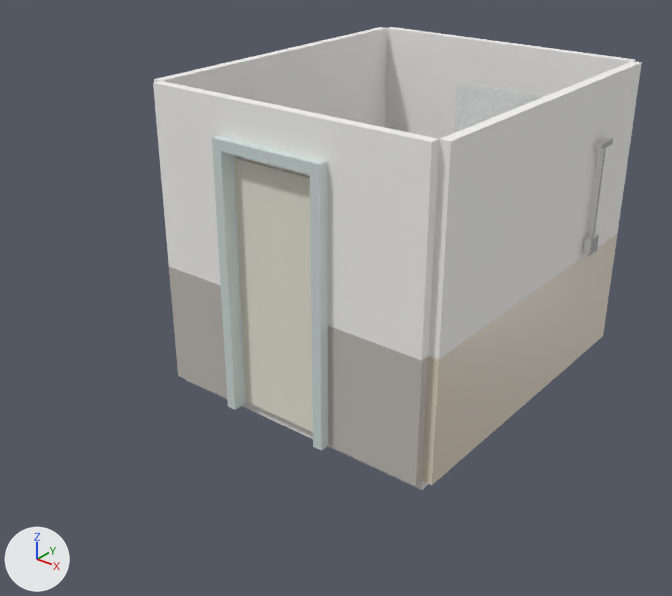
The Blender file blend/7bc286c1b6.blend, before and after one commit.
Camera for both pictures: a camera (50 mm lens) standing at (5.25, -4.52, 3.99) and looking at (1.11, 0.65, 0.78). The lights are fixed; the arrows at lower left show +X, +Y and +Z. The picture after the commit comes second.

Before the edit, the objects in view are built like this:
```python
ob_door_frame_left = bpy.data.objects.new('Door_Frame_Left', me_cube_014)
ob_door_frame_left.location = (0.7, -0.04, 1.05)
ob_door_frame_left.scale = (0.08, 0.24, 2.1)
ob_door_frame_right = bpy.data.objects.new('Door_Frame_Right', me_cube_015)
ob_door_frame_right.location = (1.58, -0.04, 1.05)
ob_door_frame_right.scale = (0.08, 0.24, 2.1)
ob_shower_head = bpy.data.objects.new('Shower_Head', me_cube_037)
ob_shower_head.location = (2.53, 2.15, 1.95)
ob_shower_head.scale = (0.04, 0.2, 0.045)
ob_shower_mixer_body = bpy.data.objects.new('Shower_Mixer_Body', me_cube_035)
ob_shower_mixer_body.location = (2.52, 2.15, 1.12)
ob_shower_mixer_body.scale = (0.06, 0.14, 0.14)
ob_shower_pipe = bpy.data.objects.new('Shower_Pipe', me_cube_036)
ob_shower_pipe.location = (2.52, 2.15, 1.55)
ob_shower_pipe.scale = (0.03, 0.03, 0.8)
ob_shower_screen = bpy.data.objects.new('Shower_Screen', me_cube_034)
ob_shower_screen.location = (1.92, 1.74, 1.176)
ob_shower_screen.scale = (0.92, 0.03, 2.33)
ob_shower_wall_back = bpy.data.objects.new('Shower_Wall_Back', me_cube_038)
ob_shower_wall_back.location = (1.68, 2.84, 0.5)
ob_shower_wall_back.scale = (0.9, 0.08, 1.0)
ob_wall_front_door_top = bpy.data.objects.new('Wall_Front_Door_Top', me_cube_013)
ob_wall_front_door_top.location = (1.125, -0.04, 2.275)
ob_wall_front_door_top.scale = (0.85, 0.08, 0.35)
ob_wall_front_left_up = bpy.data.objects.new('Wall_Front_Left_Up', me_cube_009)
ob_wall_front_left_up.location = (0.35, -0.04, 1.725)
ob_wall_front_left_up.scale = (0.7, 0.08, 1.45)
# also in view: 'Door_Frame_Top' at (1.14, -0.04, 2.14); 'Wall_Front_Left_Lo' at (0.35, -0.04, 0.5); 'Wall_Left_Upper' at (-0.04, 1.4, 1.73); 'Wall_Back_Upper' at (1.2, 2.84, 1.73); 'Door_Panel' at (1.14, -0.02, 1.02)
```
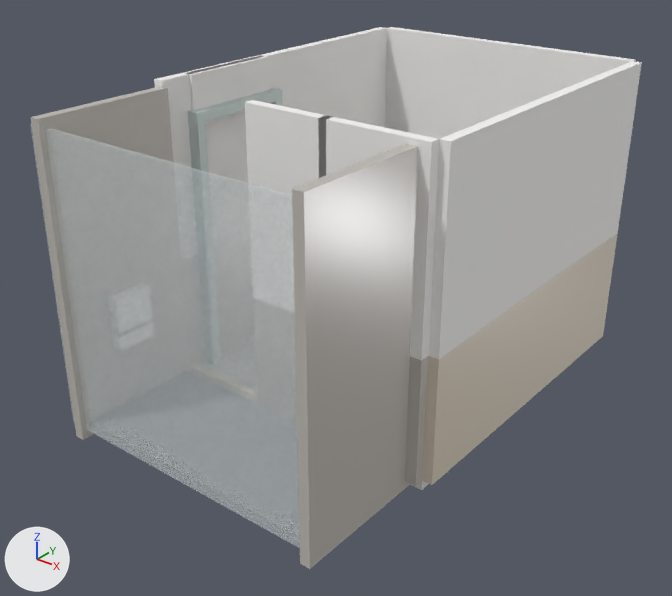
Commit message: Refine Blender scene 7bc286c1b6

Where the change shows, as pixel boxes [x1, y1, x2, y2] in the pictures (672 x 596 px):
'Shower_Screen', moved, rescaled: before [455, 82, 544, 132]; after [30, 124, 300, 548]
'Shower_Wall_Back.001', added: after [292, 144, 418, 569]
'Door_Panel', moved, turned (not visible afterwards): before [234, 157, 313, 432]
'Wall_Front_Left_Up', moved: before [153, 81, 229, 286]; after [245, 100, 329, 195]
'Shower_Wall_Back', moved, rescaled (not visible before): after [30, 86, 173, 440]
'Wall_Front_Door_Top', moved, turned: before [222, 95, 326, 159]; after [185, 56, 269, 110]
'Door_Frame_Left', moved, turned: before [213, 149, 247, 410]; after [188, 121, 209, 172]
'Door_Frame_Top', moved, turned: before [212, 135, 327, 176]; after [188, 88, 282, 124]
'Shower_Pipe', moved (not visible afterwards): before [589, 148, 606, 237]
'Shower_Mixer_Body', moved (not visible afterwards): before [583, 234, 599, 256]
'Shower_Head', moved (not visible afterwards): before [597, 137, 613, 150]
'Wall_Front_Right_Up', unchanged, covered by the edit: [318, 115, 439, 360] in both
'Wall_Front_Right_Lo', unchanged, covered by the edit: before [328, 326, 429, 486]; after [405, 356, 429, 486]
'Door_Frame_Right', unchanged, covered by the edit: before [310, 174, 328, 451]; after [270, 100, 283, 106]

What changed in the scene script:
```text
Add me_cube_002:
    me_cube_002.from_pydata(...)  # a box spanning x -0.5..0.5, y -0.5..0.5, z -0.5..0.5
    me_cube_002.materials.append(mat_tile_gray)  # light grey #c2bdb6
Change ob_wall_front_left_up:
    ob_wall_front_left_up.location: (0.35, -0.04, 1.725) -> (1.262, -0.04, 1.725)
Change ob_wall_front_door_top:
    ob_wall_front_door_top.location: (1.125, -0.04, 2.275) -> (-0.014, 0.698, 2.275)
    ob_wall_front_door_top.rotation_euler: (0.0, 0.0, 0.0) -> (0.0, 0.0, 1.571)  # degrees (0, 0, 0) -> degrees (0, 0, 90)
Change ob_shower_screen:
    ob_shower_screen.location: (1.92, 1.74, 1.176) -> (1.064, -1.06, 1.176)
    ob_shower_screen.scale: (0.92, 0.03, 2.33) -> (2.31, 0.03, 2.33)
Change ob_shower_mixer_body:
    ob_shower_mixer_body.location: (2.52, 2.15, 1.12) -> (1.982, -0.65, 1.12)
Change ob_shower_pipe:
    ob_shower_pipe.location: (2.52, 2.15, 1.55) -> (1.982, -0.65, 1.55)
Change ob_shower_head:
    ob_shower_head.location: (2.53, 2.15, 1.95) -> (1.992, -0.65, 1.95)
Change ob_shower_wall_back:
    ob_shower_wall_back.location: (1.68, 2.84, 0.5) -> (0.018, -0.553, 1.169)
    ob_shower_wall_back.scale: (0.9, 0.08, 1.0) -> (1.11, 0.08, 2.48)
Change ob_door_frame_left:
    ob_door_frame_left.location: (0.7, -0.04, 1.05) -> (-0.014, 0.273, 1.05)
    ob_door_frame_left.rotation_euler: (0.0, 0.0, 0.0) -> (0.0, 0.0, 1.571)  # degrees (0, 0, 0) -> degrees (0, 0, 90)
Change ob_door_frame_top:
    ob_door_frame_top.location: (1.14, -0.04, 2.14) -> (-0.014, 0.713, 2.14)
    ob_door_frame_top.rotation_euler: (0.0, 0.0, 0.0) -> (0.0, 0.0, 1.571)  # degrees (0, 0, 0) -> degrees (0, 0, 90)
Change ob_door_panel:
    ob_door_panel.location: (1.14, -0.02, 1.02) -> (-0.034, 0.713, 1.02)
    ob_door_panel.rotation_euler: (0.0, 0.0, 0.0) -> (0.0, 0.0, 1.571)  # degrees (0, 0, 0) -> degrees (0, 0, 90)
Add ob_shower_wall_back_001:
    ob_shower_wall_back_001 = bpy.data.objects.new('Shower_Wall_Back.001', me_cube_002)
    ob_shower_wall_back_001.location = (2.267, -0.553, 1.169)
    ob_shower_wall_back_001.rotation_euler = (0.0, 0.0, 1.571)  # degrees (0, 0, 90)
    ob_shower_wall_back_001.scale = (1.11, 0.08, 2.48)
```
